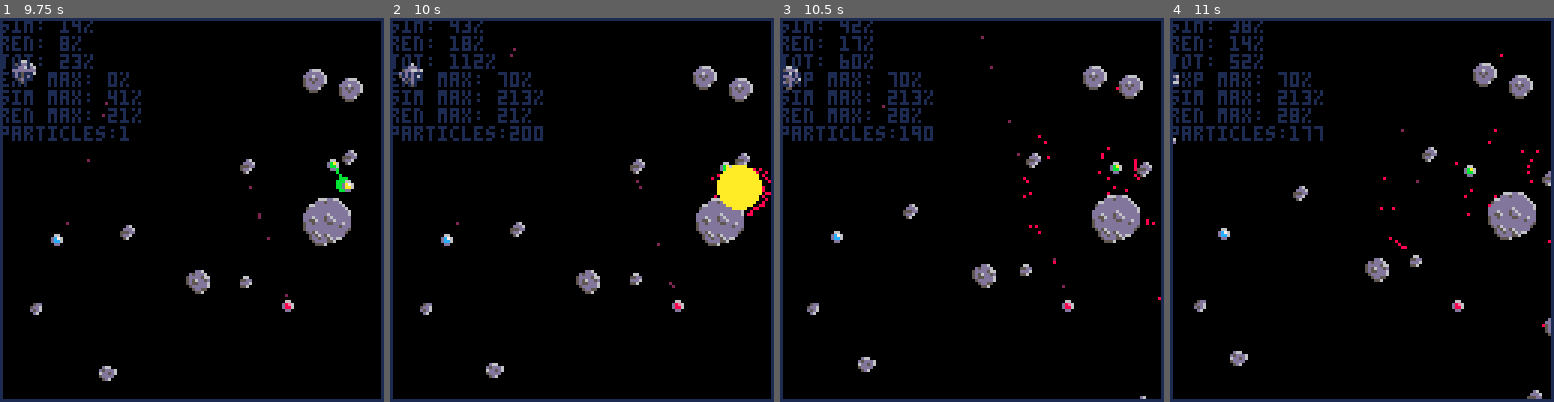
Above: before the commit, frames 1-4 (left to right).
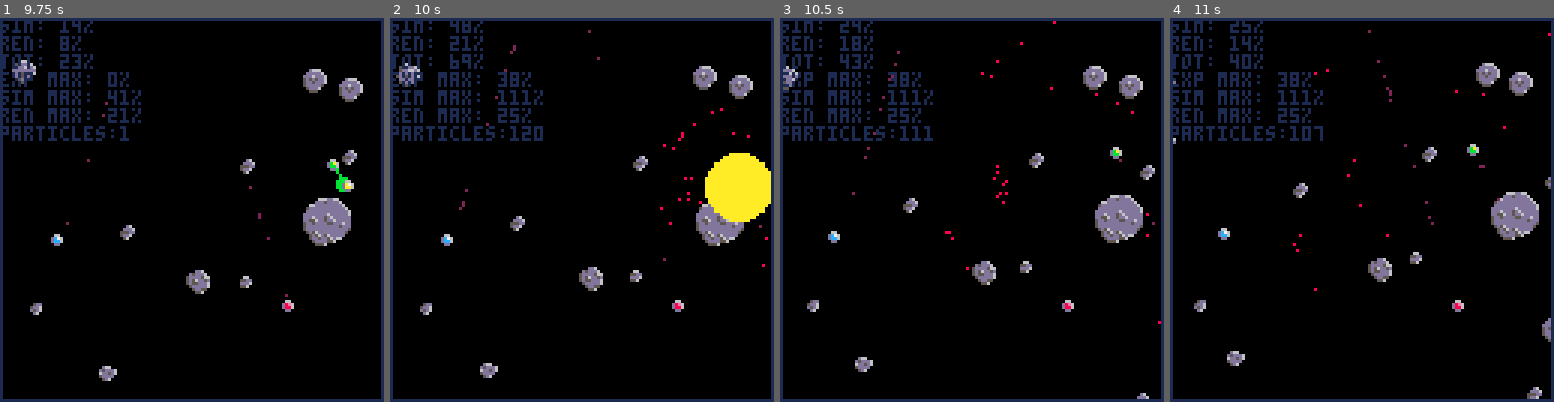
Above: after the commit, the same moments.

Repository: Ramito/PICO-8-Projects
Game: PICO-8 cartridge laserduel.p8
Same seed, same stepped clock (60 frames per second), same inputs: the game is played once before the commit and once after it.
Inputs:
- Up to frame 1 (9.75 s): tap X (X key) at 0.33, 1.07, 1.85, 2.97, 4.08, 5.2, 6.32, 7.43, 8.55, 9.67 s; tap O (Z key) at 0.7, 1.7, 2.1, 2.5, 2.9, 3.3, 3.7, 4.1, 4.5, 4.9, 5.3, 5.7, 6.1, 6.5, 6.9, 7.3, 7.7, 8.1, 8.5, 8.9, 9.3, 9.7 s; hold Right 1.6-2.1 s; hold Up 2.15-2.42 s; hold Right 2.47-3.03 s; hold Left 3.08-3.58 s; hold Down 3.63-3.97 s; hold Right 4.02-4.68 s; hold Up 4.73-5.03 s; hold Left 5.08-5.68 s; hold Down 5.73-6.03 s; hold Right 6.08-6.58 s; hold Right 6.63-7.13 s; hold Up 7.18-7.45 s; hold Right 7.5-8.07 s; hold Left 8.12-8.62 s; hold Down 8.67-9 s; hold Right 9.05-9.72 s
- Up to frame 2 (10 s): hold Up from 9.77 s (still down)
- Up to frame 3 (10.5 s): release Up at 10.07 s; tap O (Z key) at 10.1 s; hold Left from 10.12 s (still down)
- Up to frame 4 (11 s): tap O (Z key) at 10.5, 10.9 s; release Left at 10.72 s; hold Down from 10.77 s (still down); tap X (X key) at 10.78 s

Frame 1 is identical in both runs. In frame 2, 3.3% of the frame differs, in the area x 1-100%, y 0-94%; in frame 3, 2.6%; in frame 4, 2.5%.

Commit message:
Explosion perf/visual tweaks

Diff:
--- a/laserduel.p8
+++ b/laserduel.p8
@@ -18,6 +18,7 @@
 	create_ufo(96,96,-0.7)
 	setup_asteroids()
 	spawn_asteroids()
+	initialize_random()
 	for i=1,1000 do
 		alloc_part(0)
 	end
@@ -35,9 +36,9 @@
 	resolve_hash_collisions()
 	if (time()%0.25==0 and rnd(1)<0.3333) spawn_random_ast()
 --lasers
+	foreach(explosions,update_explosion)
 	foreach(lasers,update_laser)
 	foreach(lasers,update_laser_hit)
-	foreach(explosions,update_explosion)
 	hash_explosions()
 	update_particles()
 	process_particles()
@@ -117,16 +118,21 @@
 	if (kill_prob<(rnd(0.5)+rnd(0.5))) return
 	despawn_ufo(ufo.index)
 	--note we pass ufo position. could cause issues if explosions moved
-	make_exp(ufo.pos,0,22.5,0.0125)
+	local exp_str=0.175*explode_strength(make_exp(ufo.pos,0,70,0.001))
 	local estart=stat(1)
-	for i=1,200 do
-		local pos=get_cached_vec2(1):set_arg(rnd(2))
-		pos:scale(rnd(get_radius(ufo)))
+	local radius=get_radius(ufo)
+	local particles=120
+	local p_i=flr(rnd(#random_arg_vec2-particles))
+	local v_i=flr(rnd(#random_arg_vec2-particles))
+	for i=1,particles do
+		local normpos=random_arg_vec2[p_i+i]
+		local pos=get_cached_vec2(1):set(normpos)
+		pos:scale(rnd(radius))
 		pos:add(ufo.pos)
-		local vel=get_cached_vec2(2):set_arg(rnd(2))
-		vel:scale(rnd(0.25))
+		local vel=get_cached_vec2(2):set(normpos):scale(exp_str)
+		vel:add(get_cached_vec2(3):set(random_arg_vec2[v_i+i]):scale(rnd(0.3)))
 		vel:add(ufo.vel)
-		make_particle(pos,vel,ufo.index,8,rnd(500))
+		make_particle(pos,vel,ufo.index,8,rnd(750))
 	end
 	emax=max(stat(1)-estart,e_max)
 	ufo_respawn_queue[ufo.index]=600
@@ -346,17 +352,19 @@
 	expl.max_radius=max_radius
 	expl.strength=strength
 	add(explosions,expl)
+	return expl
 end
 
 function explode_strength(expl)
 	local mr=expl.max_radius
 	local r=expl.radius
-	return expl.strength*((mr*mr)-(r*r))
+	local diff=mr-r
+	return expl.strength*diff*diff
 end
 
 function update_explosion(expl)
 	local growth=explode_strength(expl)
-	if (growth<=0.01) del(explosions,expl) return
+	if (growth<=0.5) del(explosions,expl) return
 	expl.radius+=growth
 end
 
@@ -405,9 +413,6 @@
 			a.y*=s
 			return a
 		end,
-	scaled=function(a,s)
-			return make_vec2(a.x*s,a.y*s)
-		end,
 	ort=function(a)
 			return make_vec2(a.y,-a.x)
 		end,
@@ -418,10 +423,6 @@
 			local norm=sqrt(a:dot(a))
 			a:scale(1/norm)
 			return a
-		end,
-	normalized=function(a)
-			local norm=sqrt(a:dot(a))
-			return a:scaled(1/norm)
 		end
 }
 --vec2--metatable
@@ -499,6 +500,12 @@
 	return val
 end
 
+random_arg_vec2={}
+function initialize_random()
+	for i=1,1000 do
+		add(random_arg_vec2,arg_vec2(rnd(2)))
+	end
+end
 
 local screen_rect=make_rect(make_vec2(0,0),make_vec2(128,128))
 -->8
@@ -607,17 +614,17 @@
 end
 
 function spawn_hit_particles(hit,index)
-	 local part_count=rnd(2)
-	 local c=8
-	 if (rnd(1)<0.2) c=2
-	 for i=1,part_count do
-	 	local vel=hit.normal:scaled(0.225+rnd(0.225))
-	 	local offset=arg_vec2(rnd(2))
-	 	offset:scale(rnd(0.2))
-	 	local partpos=copy_vec2(hit.point)
-	 	local partvel=copy_vec2(vel):add(offset)
-	 	make_particle(partpos,partvel,index,c,rnd(300))
-	 end
+	local part_count=rnd(2)
+	local c=8
+	if (rnd(1)<0.2) c=2
+	local rnd_i=flr(rnd(#random_arg_vec2))
+	for i=1,part_count do
+		local vel=get_cached_vec2(4):set(hit.normal):scale(0.225+rnd(0.225))
+		local offset=get_cached_vec2(5):set(random_arg_vec2[1+rnd_i])
+		offset:scale(rnd(0.2))
+		vel:add(offset)
+		make_particle(hit.point,vel,index,c,rnd(300))
+	end
 end
 
 function draw_laser(laser)
@@ -682,7 +689,7 @@
 	local pos=make_vec2(x,y)
 	local ast={}
 	ast.pos=pos
-	ast.vel=arg_vec2(rnd(1)):scaled(0.08)
+	ast.vel=arg_vec2(rnd(1)):scale(0.08)
 	local prot_ind=flr(rnd(#ast_prot_map))+1
 	ast.attributes=ast_prot_map[prot_ind]
 	ast.on_hit=on_asteroid_hit
@@ -716,7 +723,7 @@
 		axis=0.25
 	end
 	axis+=(rnd(0.4)-0.2)
-	local vel=arg_vec2(axis):scaled(0.025+rnd(0.3))
+	local vel=arg_vec2(axis):scale(0.025+rnd(0.3))
 	create_asteroid(pos.x,pos.y).vel=vel
 end
 
@@ -753,11 +760,12 @@
 	end
 end
 
+allocated_particles=0
 active_particles=0
 particles={}
 
 function alloc_part()
-	if(active_particles==#particles) add(particles,create_part())
+	if(active_particles==allocated_particles) allocated_particles+=1 add(particles,create_part())
 	active_particles+=1
 	return particles[active_particles]
 end
@@ -775,7 +783,7 @@
 
 function make_particle(pos,vel,palette,col,life)
 	local part=alloc_part()
-	part.life=life,
+	part.life=flr(life),
 	part.pos:set(pos)
 	part.vel:set(vel)
 	part.col=col
@@ -824,7 +832,7 @@
 	dp:scale(1/sqrt(distsq))
 	local vproj=dp:dot(part.vel)
 	if (exp_vel<vproj) return
-	part.vel:add(dp:scale(0.125*(exp_vel-vproj)))
+	part.vel:add(dp:scale(0.175*(exp_vel-vproj)))
 end
 
 function process_particles()
